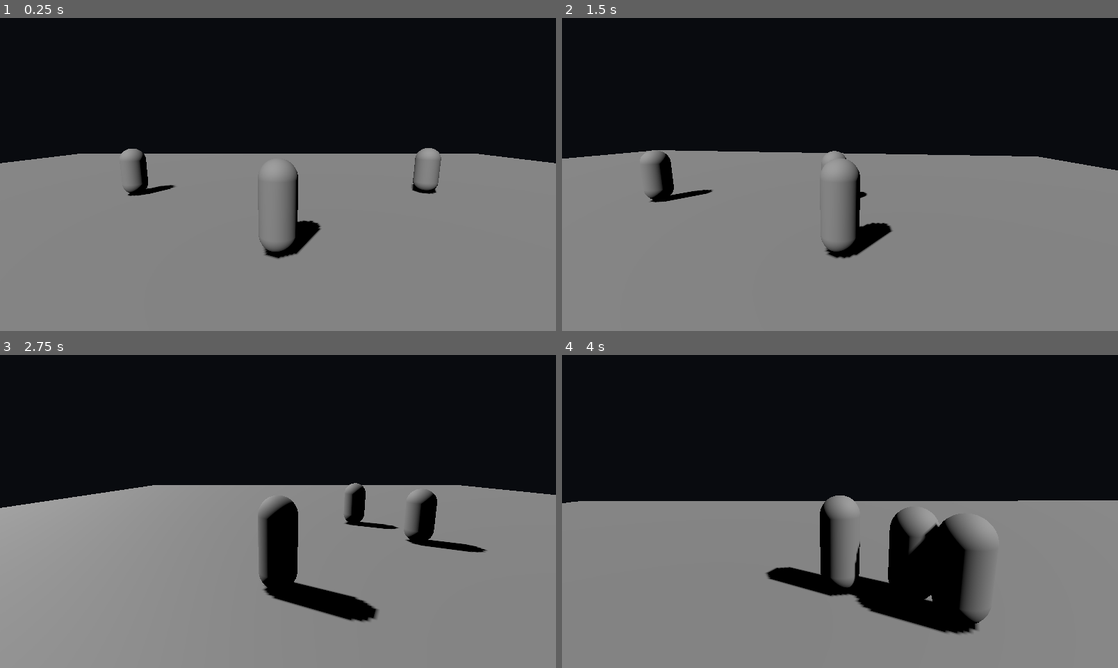
Above: before the commit, frames 1-4 (two rows, left to right).
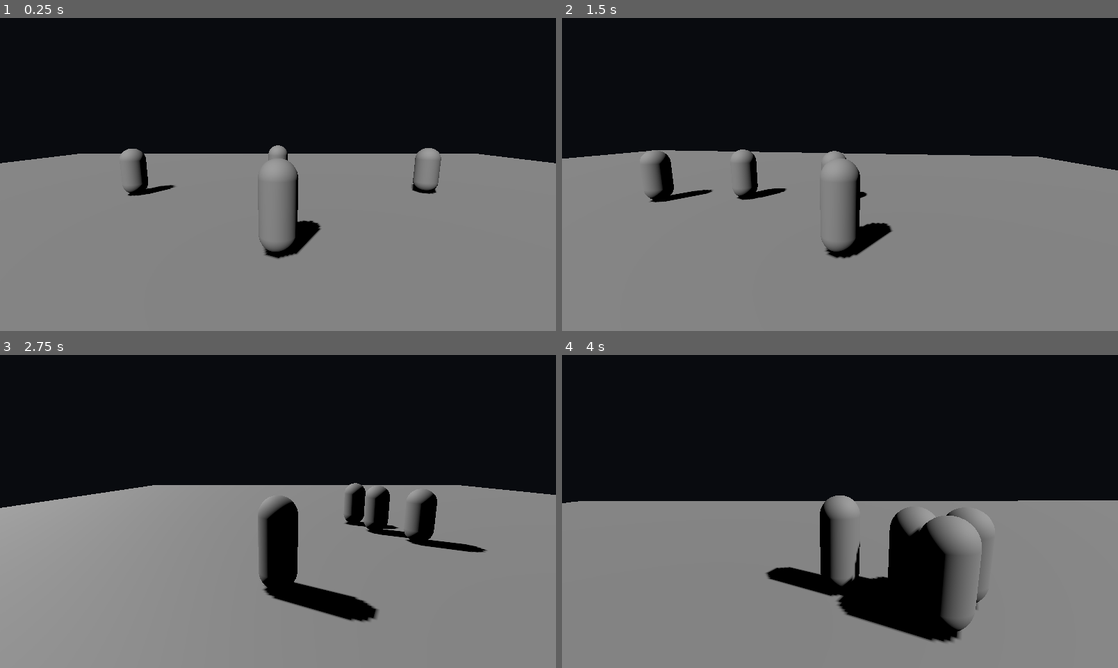
Above: after the commit, the same moments.

Repository: rilldudexs-glitch/Aetherion-wrath-of-fallen-angel
Game: Godot game, scene res://scenes/main.tscn
Same seed, same stepped clock (60 frames per second), same inputs: the game is played once before the commit and once after it.
Inputs (mouse positions are in pixels of both pictures, inside the frame that each line leads up to):
- Up to frame 1 (0.25 s): no input
- Up to frame 2 (1.5 s): move the mouse to (962, 158) at 0.52 s; hold D (move_right) 0.53-1.28 s; tap Space (dodge) at 0.6 s; move the mouse to (728, 190) at 1.27 s; hold S (move_back) from 1.28 s (still down); tap K (heavy_attack) at 1.35 s
- Up to frame 3 (2.75 s): move the mouse to (333, 442) at 2.02 s; release S (move_back) at 2.03 s; hold D (move_right) from 2.03 s (still down); tap J (light_attack) at 2.1 s
- Up to frame 4 (4 s): move the mouse to (812, 574) at 2.77 s; release D (move_right) at 2.78 s; hold W (move_forward) 2.78-3.53 s; tap Space (dodge) at 2.85 s; move the mouse to (1006, 558) at 3.52 s; hold A (move_left) from 3.53 s (still down); tap K (heavy_attack) at 3.6 s

The runs differ from the first frame. In frame 1, less than 0.1% of the frame differs, in the area x 48-54%, y 40-52%; in frame 2, 0.5%; in frame 3, 0.6%; in frame 4, 3.7%, in the area x 49-77%, y 48-92%.

Commit message:
Spawn all three enemy archetypes in the test wave

Diff:
--- a/scenes/main.tscn
+++ b/scenes/main.tscn
@@ -59,4 +59,4 @@
 boss_on_final_wave = true
 spawn_points = Array[NodePath]([NodePath("../SpawnPoints/SpawnA"), NodePath("../SpawnPoints/SpawnB"), NodePath("../SpawnPoints/SpawnC"), NodePath("../SpawnPoints/BossSpawn")])
 player_path = NodePath("../Draeven")
-waves = Array[int]([2, 1])
+waves = Array[int]([3, 1])
